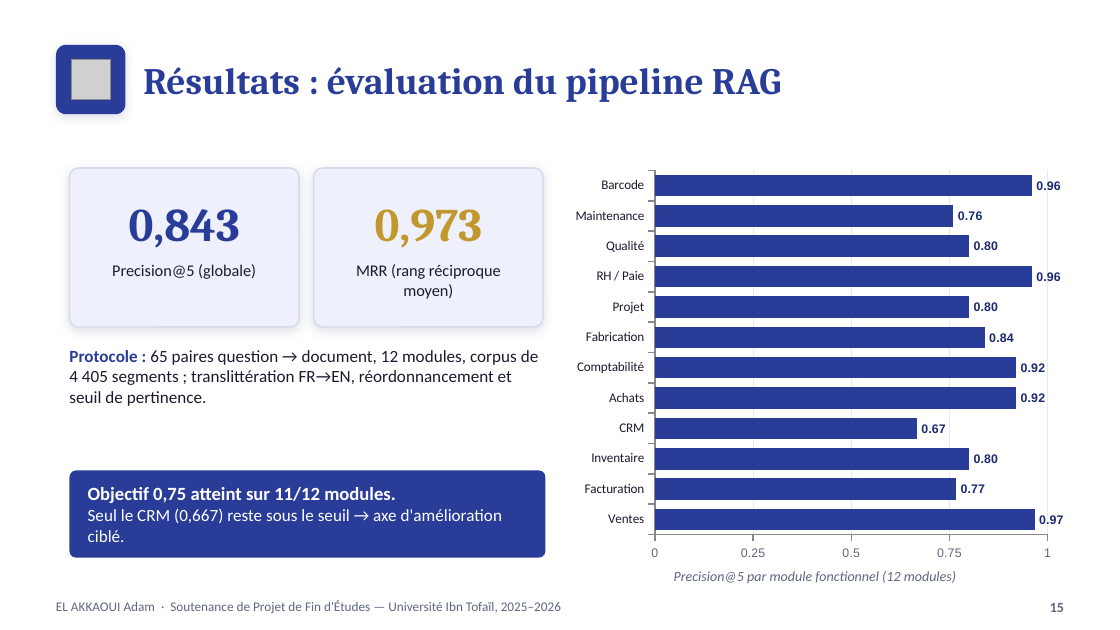
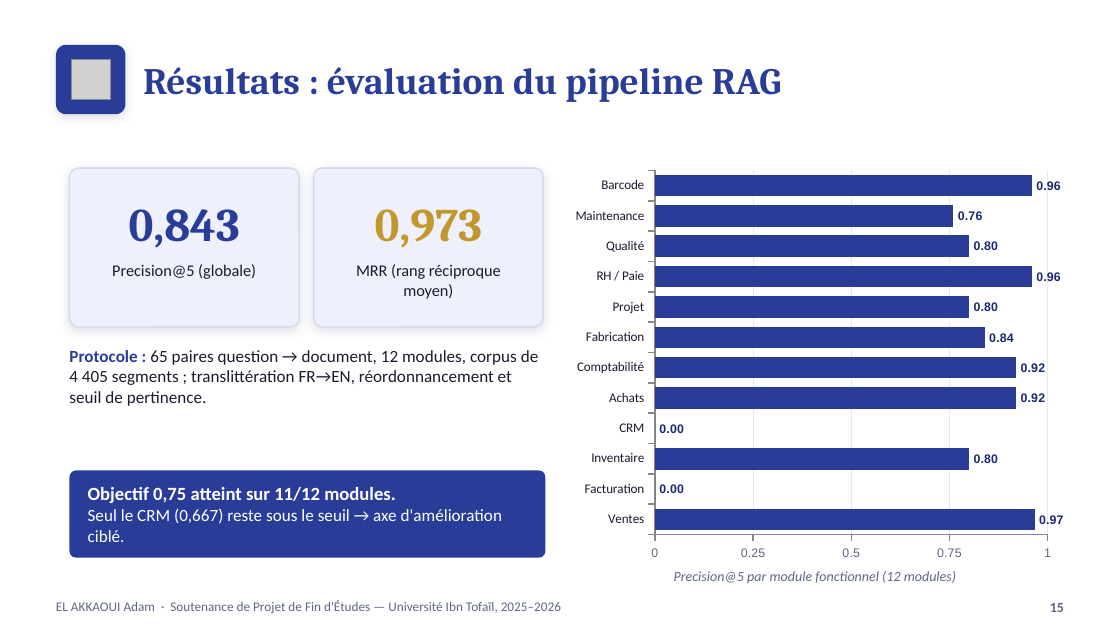
Before and after one commit to adamelakkaoui/final-year-intern-intelligent-multi-agent-system-for-odoo-19, a slide deck: slide 15 of presentations/odoo-mas-defense-fr.pptx. Drawn at 1120x630 pixels with LibreOffice and Linux fonts; fonts in the diff are those of the drawing; grey boxes stand for pictures. Boxes give left, top, right and bottom in pixels: in the first picture for what was removed or moved away, otherwise in the second. Text is boxed around its words. In the diff, an @@ line names an element or a change of style, - is before the commit and + after.

Commit message:
restore: original defence presentation

```diff
--- a/presentations/odoo-mas-defense-fr.pptx
+++ b/presentations/odoo-mas-defense-fr.pptx
@@ bar chart at [566,162,1064,568] @@
@@ Series 1, Facturation: 0.77 to - @@
@@ Series 1, CRM: 0.67 to - @@
```
